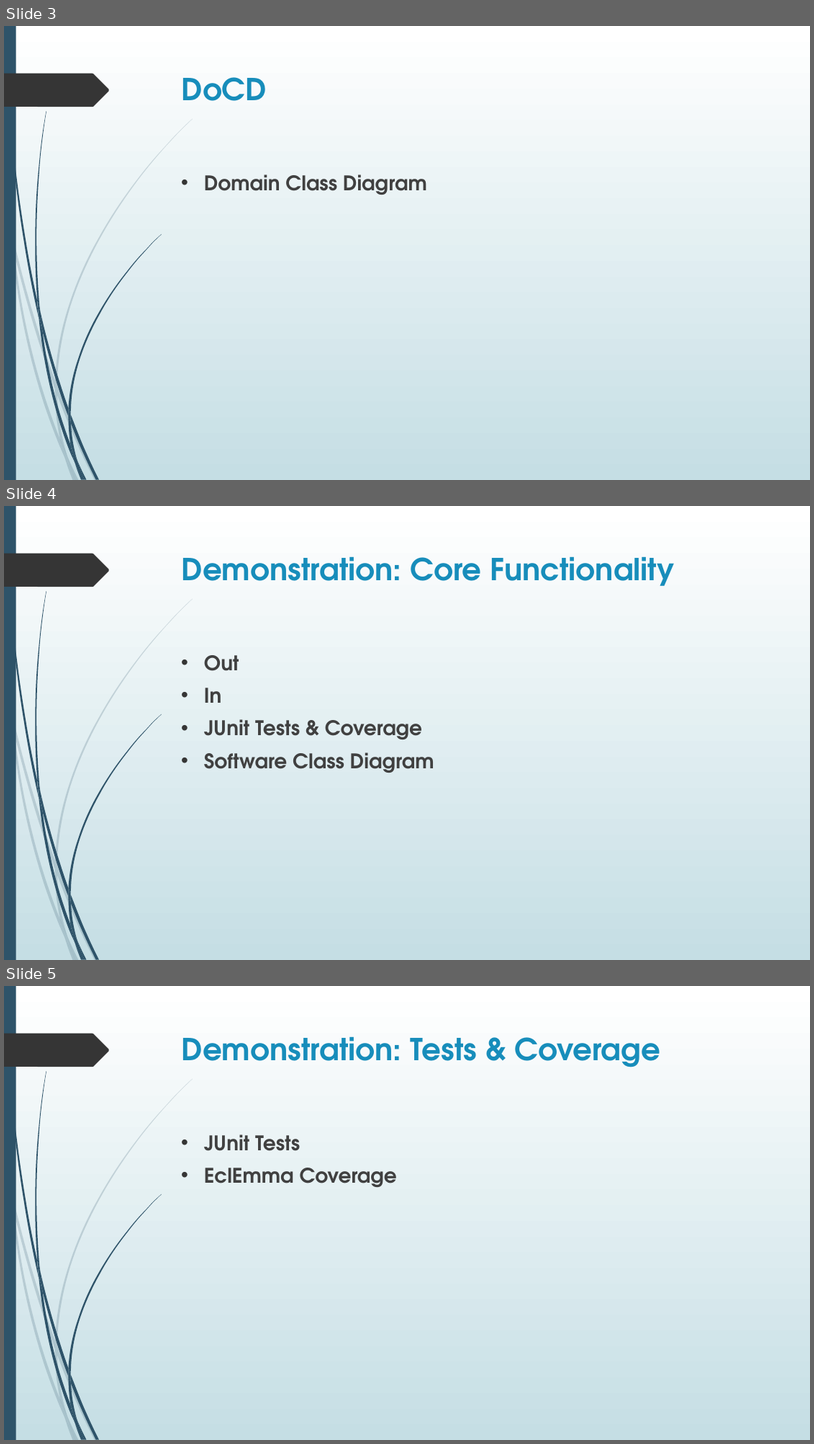
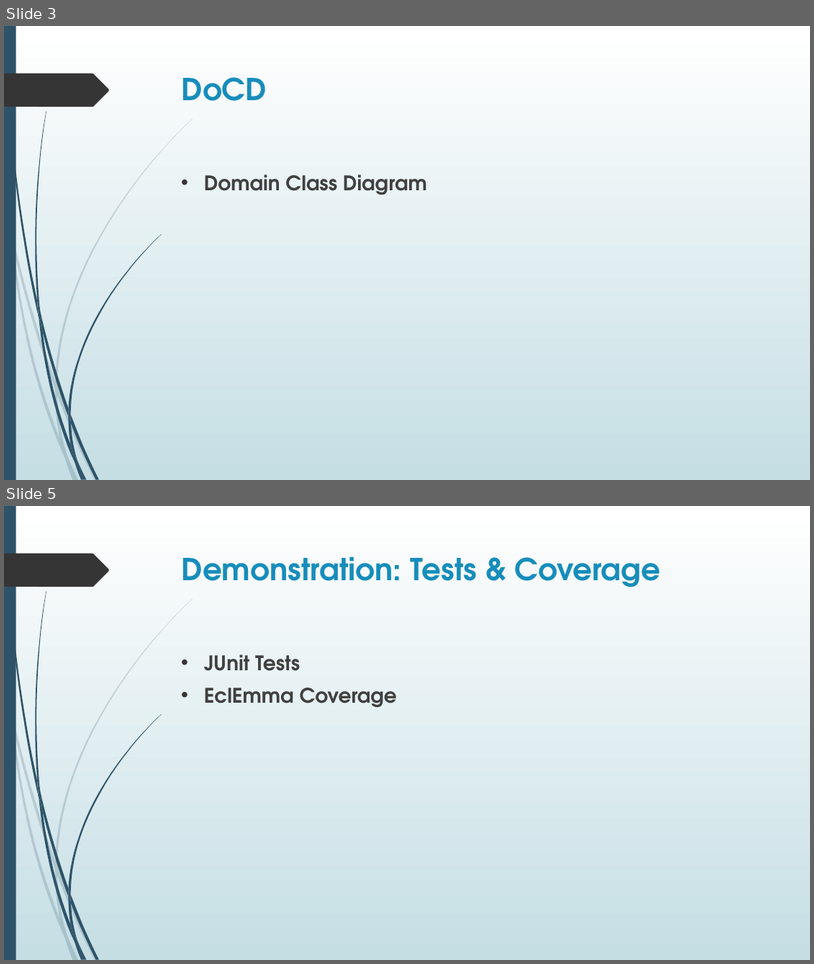
Before and after one commit to dan-ward/TP-6, a slide deck: TRL_final/Textbook Rental Library - Presentation.pptx. Shown one above the other, each under a label of ours: slides 3, 4 and 5 before the commit, slides 3 and 5 after it; the slides between them are not shown. The pictures are 814x1444 and 814x964 pixels, drawn with LibreOffice and Linux fonts; fonts in the diff are those of the drawing. Boxes give left, top, right and bottom in pixels: in the first picture for what was removed or moved away, otherwise in the second. Text is boxed around its words. In the diff, an @@ line names an element or a change of style, - is before the commit and + after.

```diff
--- a/TRL_final/Textbook Rental Library - Presentation.pptx
+++ b/TRL_final/Textbook Rental Library - Presentation.pptx
@@ slide 4 removed at (4,506,810,960), background gradient #FFFFFF to #C5DEE5; not listed: 24 template elements that a slide beside it also shows @@
@@ title removed at (182,556,675,586) @@
-Demonstration: Core Functionality
@@ text removed at (204,655,435,772) @@
-• Out
-• In
-• JUnit Tests & Coverage
-• Software Class Diagram
```
Also in this commit, not shown: 1 slide changed.
